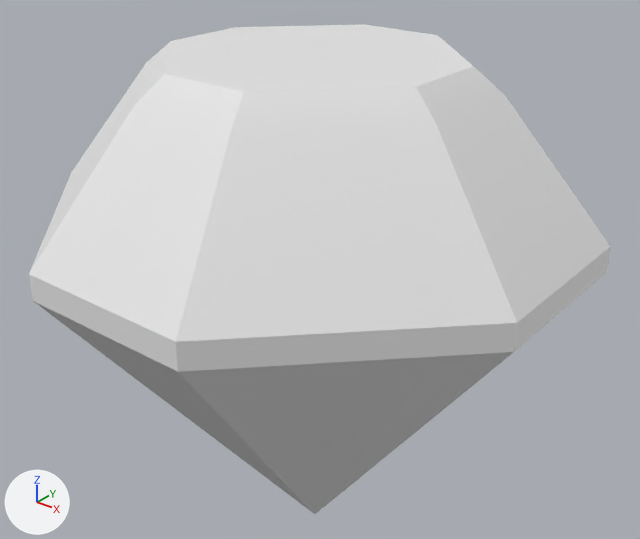
Two versions of the glTF model src/assets/glb/kits/pirate/ui/Gem_Green.glb, one commit apart.
One viewpoint serves both versions: a camera (50 mm lens) standing at (53.9, -66.4, 38.5) and looking at (-0.8, 2.0, -3.9). Arrows for +X, +Y and +Z are at lower left; the lights stay in place. The first picture is the older version. Where no turn or scale is listed for an object, it has been applied to the vertices.

Objects in the first picture: 'UI_Gem_Green'.
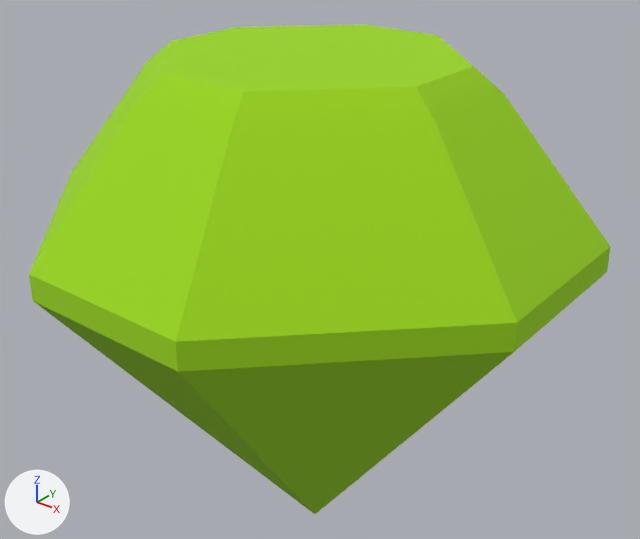
The newer file is also rescaled (x0.01) as a whole; pictures and numbers use the older file's frame.

Changed parts and their boxes [x1, y1, x2, y2] in the pictures (640 x 539 px):
'UI_Gem_Green', surface changed (white to green)
    both: [29, 24, 611, 514]

The change in detail:
Picture 'Atlas_Pirate' (img_atlas_pirate) is new.
In material 'Atlas' (mat_atlas), base_color is no longer (0.8, 0.8, 0.8), white #e7e7e7.
In material 'Atlas' (mat_atlas), texture is now set to img_atlas_pirate.
In material 'Atlas' (mat_atlas), roughness goes from 0.553 to 1.0.
